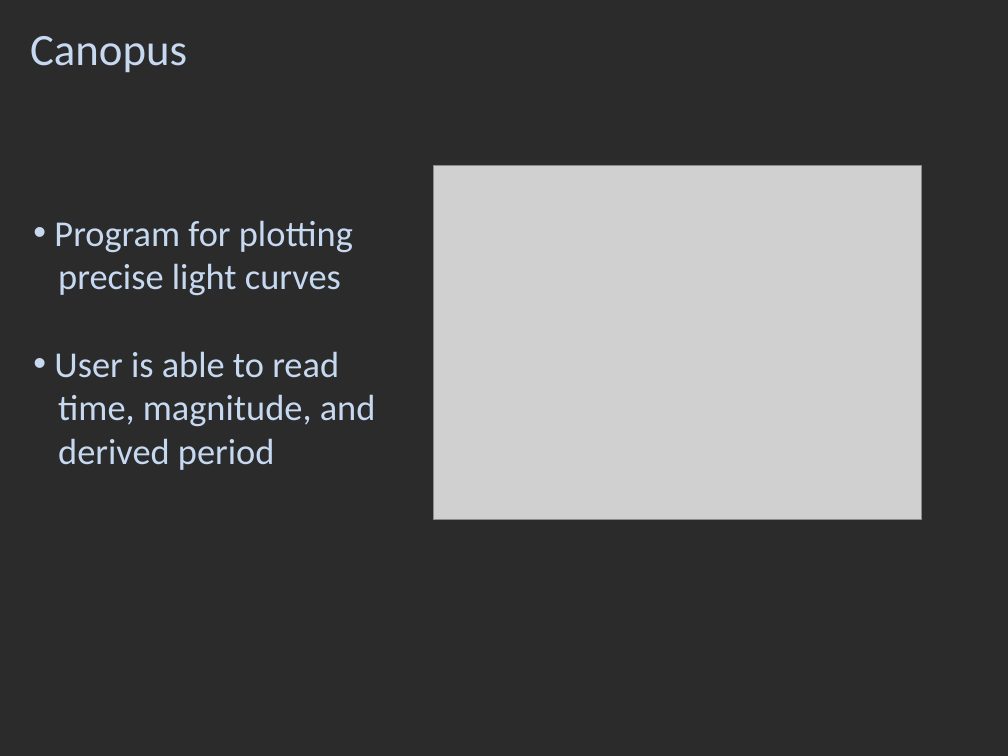
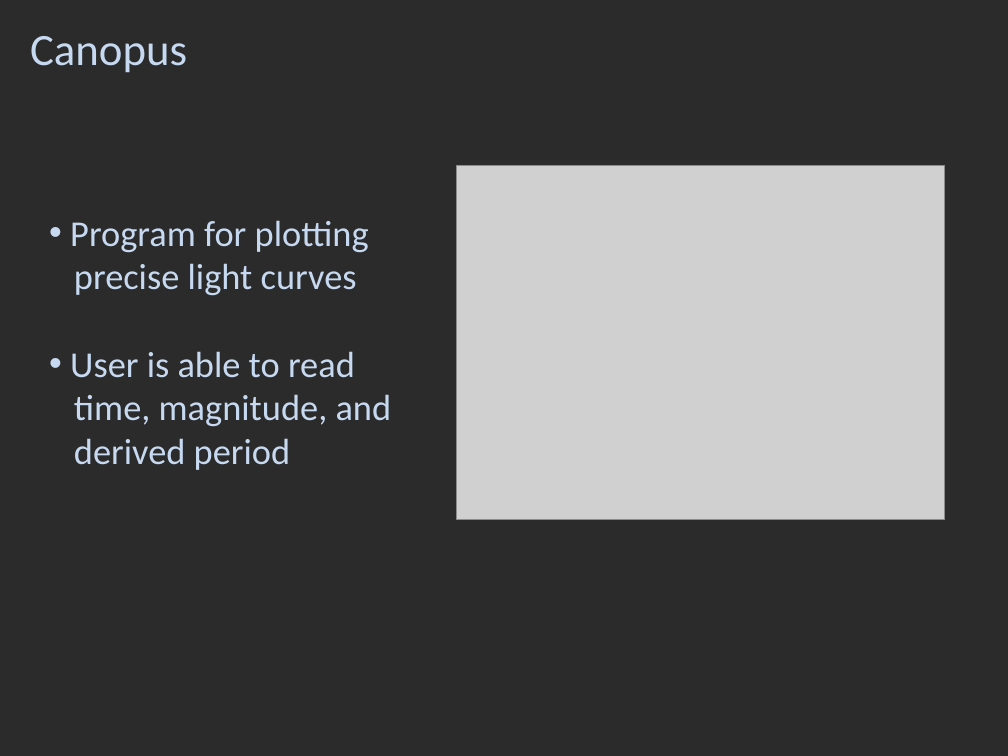
Before and after one commit to DinoBektesevic/vsa2009, a slide deck: slide 12 of The Photometry group.pptx. Drawn at 1008x756 pixels with LibreOffice and Linux fonts; fonts in the diff are those of the drawing; grey boxes stand for pictures; background and template pictures are left out; a plain dark background stands for a picture behind light text. Boxes give left, top, right and bottom in pixels: in the first picture for what was removed or moved away, otherwise in the second. Text is boxed around its words. In the diff, an @@ line names an element or a change of style, - is before the commit and + after.

```diff
--- a/The Photometry group.pptx
+++ b/The Photometry group.pptx
@@ picture: place and size @@
-picture at <box>433,165,921,519</box>
+picture at <box>457,165,944,519</box>
@@ text "Program for plotting": place and size @@
-text "Program for plotting" at <box>54,220,376,470</box>
+text "Program for plotting" at <box>70,220,392,470</box>
```
Also in this commit, not shown: 10 other slides changed.
